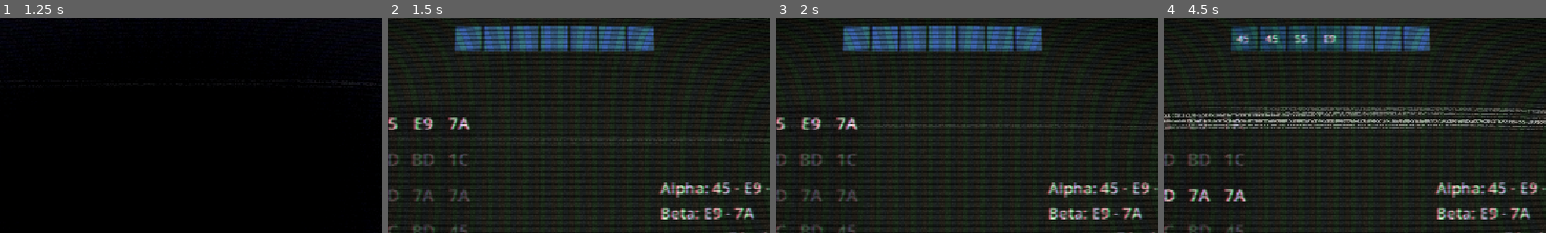
Above: before the commit, frames 1-4 (left to right).
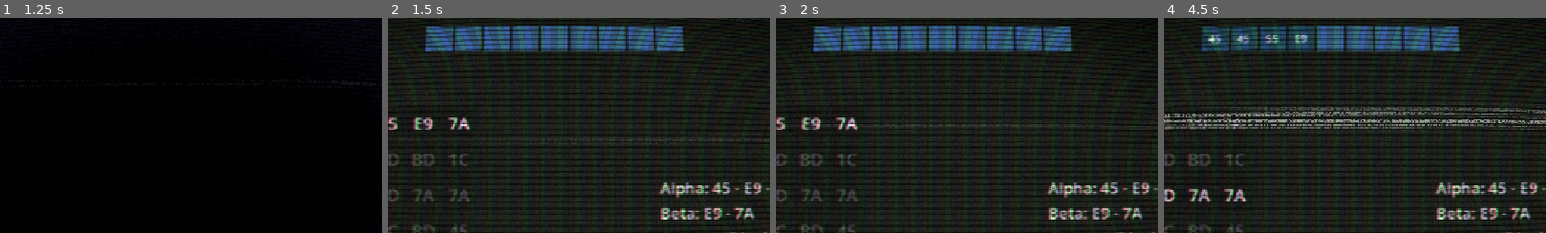
Above: after the commit, the same moments.

Repository: Martisos/Data-Hack-Minigame
Game: Godot game, scene res://scenes/menu.tscn
Two runs of this game, one before a commit and one after it. Both use one fixed random seed, a clock stepped at 60 frames per second and the inputs below.
Inputs:
- Up to frame 1 (1.25 s): click "PLAY" at 0.5 s
- Up to frame 2 (1.5 s): click "55" at 1.25 s
- Up to frame 3 (2 s): no input
- Up to frame 4 (4.5 s): click "45" at 2 s; click "45" at 2.75 s; click "55" at 3.5 s; click "E9" at 4.25 s
The pictures show only the part of the screen within x 28-78%, y 14-64%; the shares and areas given below are measured in that part.

Frame 1 is identical in both runs. In frame 2, 1.7% of the frame differs, in the area x 9-78%, y 4-16%; in frame 3, 1.7%; in frame 4, 2.5%, in the area x 9-78%, y 3-16%.

Commit message:
Implemented Basic Upgrades

Diff:
--- a/scenes/menu/StatsWindow.tscn
+++ b/scenes/menu/StatsWindow.tscn
@@ -127,11 +127,11 @@
 theme_override_font_sizes/font_size = 24
 text = "POINTS:"
 
-[node name="PointsLabel2" type="Label" parent="MarginContainer/VBoxContainer/HBoxContainer" unique_id=1435481093]
+[node name="PointsLabelScore" type="Label" parent="MarginContainer/VBoxContainer/HBoxContainer" unique_id=1435481093]
 layout_mode = 2
 size_flags_horizontal = 3
 theme_override_font_sizes/font_size = 24
-text = "000000000"
+text = "-"
 horizontal_alignment = 2
 
 [node name="HBoxContainer2" type="HBoxContainer" parent="MarginContainer/VBoxContainer" unique_id=106778963]
@@ -142,11 +142,11 @@
 theme_override_font_sizes/font_size = 16
 text = "FURTHEST LAYER: "
 
-[node name="PointsLabel2" type="Label" parent="MarginContainer/VBoxContainer/HBoxContainer2" unique_id=1250032172]
+[node name="LayerLabelScore" type="Label" parent="MarginContainer/VBoxContainer/HBoxContainer2" unique_id=1250032172]
 layout_mode = 2
 size_flags_horizontal = 3
 theme_override_font_sizes/font_size = 16
-text = "00"
+text = "-"
 horizontal_alignment = 2
 
 [node name="HBoxContainer3" type="HBoxContainer" parent="MarginContainer/VBoxContainer" unique_id=578435279]
@@ -157,11 +157,11 @@
 theme_override_font_sizes/font_size = 14
 text = "TOP RUN POINTS:"
 
-[node name="PointsLabel2" type="Label" parent="MarginContainer/VBoxContainer/HBoxContainer3" unique_id=2081746775]
+[node name="TopRunPointsScore" type="Label" parent="MarginContainer/VBoxContainer/HBoxContainer3" unique_id=2081746775]
 layout_mode = 2
 size_flags_horizontal = 3
 theme_override_font_sizes/font_size = 16
-text = "00000000000"
+text = "-"
 horizontal_alignment = 2
 
 [node name="Grab" type="Control" parent="." unique_id=835393857]
--- a/scenes/menu/upgrade.tscn
+++ b/scenes/menu/upgrade.tscn
@@ -2,6 +2,9 @@
 
 [ext_resource type="Script" uid="uid://ccukjlin28dvv" path="res://scripts/upgrade.gd" id="1_qrh7d"]
 [ext_resource type="Texture2D" uid="uid://c1syjbms8er6r" path="res://images/gameOverSkull.png" id="2_8fvxh"]
+
+[sub_resource type="StyleBoxFlat" id="StyleBoxFlat_kb7tl"]
+bg_color = Color(0.6, 0.6, 0.6, 0)
 
 [node name="Upgrade" type="Control" unique_id=1120361803]
 custom_minimum_size = Vector2(310, 96)
@@ -111,3 +114,11 @@
 size_flags_horizontal = 4
 size_flags_vertical = 4
 color = Color(0.29803923, 0.29803923, 0.29803923, 1)
+
+[node name="BuyButton" type="Button" parent="." unique_id=881148636]
+layout_mode = 0
+offset_right = 310.0
+offset_bottom = 96.0
+theme_override_styles/normal = SubResource("StyleBoxFlat_kb7tl")
+
+[connection signal="pressed" from="BuyButton" to="." method="_on_buy_button_pressed"]
--- a/scripts/game/main_game.gd
+++ b/scripts/game/main_game.gd
@@ -39,6 +39,7 @@
 func _ready() -> void:
 	code_matrix.columns = cols
 	timer_label.pivot_offset = timer_label.size / 2
+	max_memory += Upgrades.additional_memory
 	generate_buttons()
 	generate_level()
 	update_memory_ui()
@@ -287,7 +288,7 @@
 			inj["completed"] = true
 			successs_this_turn = true
 
-			var reward = reward_tiers[completed_injection_count]
+			var reward = reward_tiers[completed_injection_count] + Upgrades.additional_bonus_seconds
 			time_left += reward
 			completed_injection_count += 1
 
@@ -417,6 +418,7 @@
 			btn.pressed.disconnect(conn.callable)
 
 	generate_level()
+
 	update_memory_ui()
 	update_visuals()
 
@@ -438,6 +440,7 @@
 	if Stats.layer == 5:
 		path_length = 8
 		max_memory = 9
+		max_memory += Upgrades.additional_memory
 
 	if Stats.layer == 6:
 		tokens.append("FF")
@@ -447,6 +450,7 @@
 	if Stats.layer == 7:
 		path_length = 9
 		max_memory = 10
+		max_memory += Upgrades.additional_memory
 
 	if Stats.layer == 8:
 		reward_tiers = [3.0, 6.0, 10.0]
@@ -454,10 +458,10 @@
 	if Stats.layer == 9:
 		path_length = 9
 		max_memory = 10
+		max_memory += Upgrades.additional_memory
 
 	if Stats.layer == 10:
 		reward_tiers = [1.0, 7.0, 10.0]
-
 
 func show_time_bonus_popup(amount: float) -> void:
 	var popup = Label.new()
--- a/scripts/menu/stats.gd
+++ b/scripts/menu/stats.gd
@@ -1,10 +1,10 @@
 extends Node
 
 var layer: int = 1
-var highest_layer: int = 0
-var global_points: int = 0
+var highest_layer: int = 13
+var global_points: int = 123321
 var points_this_run: int = 0
-
+var top_points: int = 0
 
 
 func add_global_points(amount: int) -> void:
--- a/scripts/menu/stats_window.gd
+++ b/scripts/menu/stats_window.gd
@@ -1,10 +1,18 @@
 extends Control
+
+@onready var points_label_score: Label = $MarginContainer/VBoxContainer/HBoxContainer/PointsLabelScore
+@onready var layer_label_score: Label = $MarginContainer/VBoxContainer/HBoxContainer2/LayerLabelScore
+@onready var top_run_points_score: Label = $MarginContainer/VBoxContainer/HBoxContainer3/TopRunPointsScore
+
 
 var original_position: Vector2 = Vector2.ZERO
 var shown: bool = false
 
 func _ready() -> void:
 	original_position = global_position
+	points_label_score.text = "%09d" % Stats.global_points
+	layer_label_score.text = "%02d" % Stats.highest_layer
+	top_run_points_score.text = "%09d" % Stats.top_points
 
 func close() -> void:
 	if shown:
@@ -13,6 +21,7 @@
 		shown = false
 
 func _on_grab_mouse_entered() -> void:
+	points_label_score.text = "%09d" % Stats.global_points
 	shown = !shown
 	var tween = create_tween()
 	if shown:
--- a/scripts/upgrade.gd
+++ b/scripts/upgrade.gd
@@ -44,3 +44,11 @@
 	texture = icon
 	cost = new_cost
 	cost_multiplier = new_cost_multiplier
+
+
+func _on_buy_button_pressed() -> void:
+	for upgrade in Upgrades.upgrades:
+		if upgrade["current_level"] < upgrade["max_level"]:
+			if title == upgrade["title"]:
+				Stats.remove_global_points(cost)
+				upgrade["current_level"] += 1
--- a/scripts/upgrades.gd
+++ b/scripts/upgrades.gd
@@ -13,6 +13,14 @@
 		"cost_multiplier" : 2
 	},
 	{
+		"title" : "Additional Bonus 1s",
+		"max_level" : 3,
+		"current_level" : 1,
+		"icon" : preload("uid://c1syjbms8er6r"),
+		"cost" : 75000,
+		"cost_multiplier" : 1.4
+	},
+	{
 		"title" : "+ 1.2 PTS Multiplier",
 		"max_level" : 5,
 		"current_level" : 3,
@@ -23,7 +31,7 @@
 	{
 		"title" : "Additional Memory",
 		"max_level" : 2,
-		"current_level" : 0,
+		"current_level" : 2,
 		"icon" : preload("uid://c1syjbms8er6r"),
 		"cost" : 50000,
 		"cost_multiplier" : 2.0
@@ -31,11 +39,13 @@
 ]
 
 var additional_seconds: int = 0
+var additional_bonus_seconds: int = 0
 var additional_memory: int = 0
 var additional_multiplier: float = 1.0
 
 func apply_upgrades() -> void:
 	additional_seconds = 0
+	additional_bonus_seconds = 0
 	additional_memory = 0
 	additional_multiplier = 1.0
 
@@ -45,7 +55,7 @@
 				additional_seconds += 5 * upgrade["current_level"]
 			"+ 1.2 PTS Multiplier":
 				additional_multiplier += 0.2 * upgrade["current_level"]
-				print(upgrade["current_level"])
-				pass
 			"Additional Memory":
 				additional_memory += 1 * upgrade["current_level"]
+			"Additional Bonus 1s":
+				additional_bonus_seconds += 1 * upgrade["current_level"]
